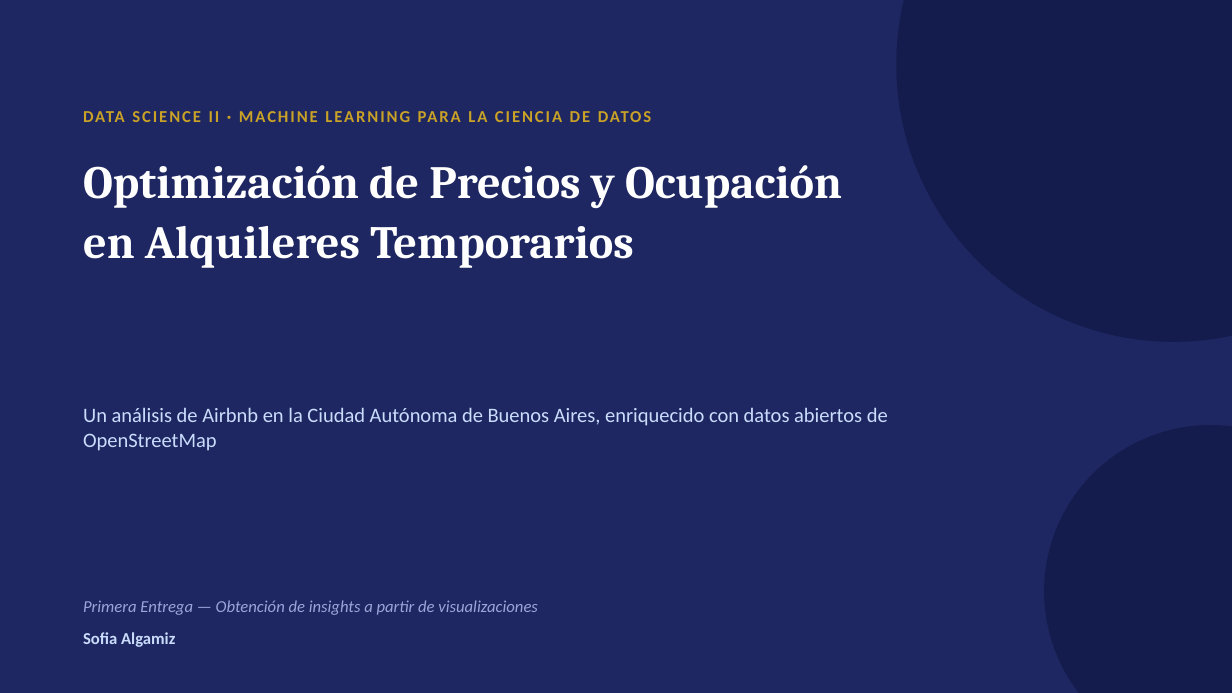
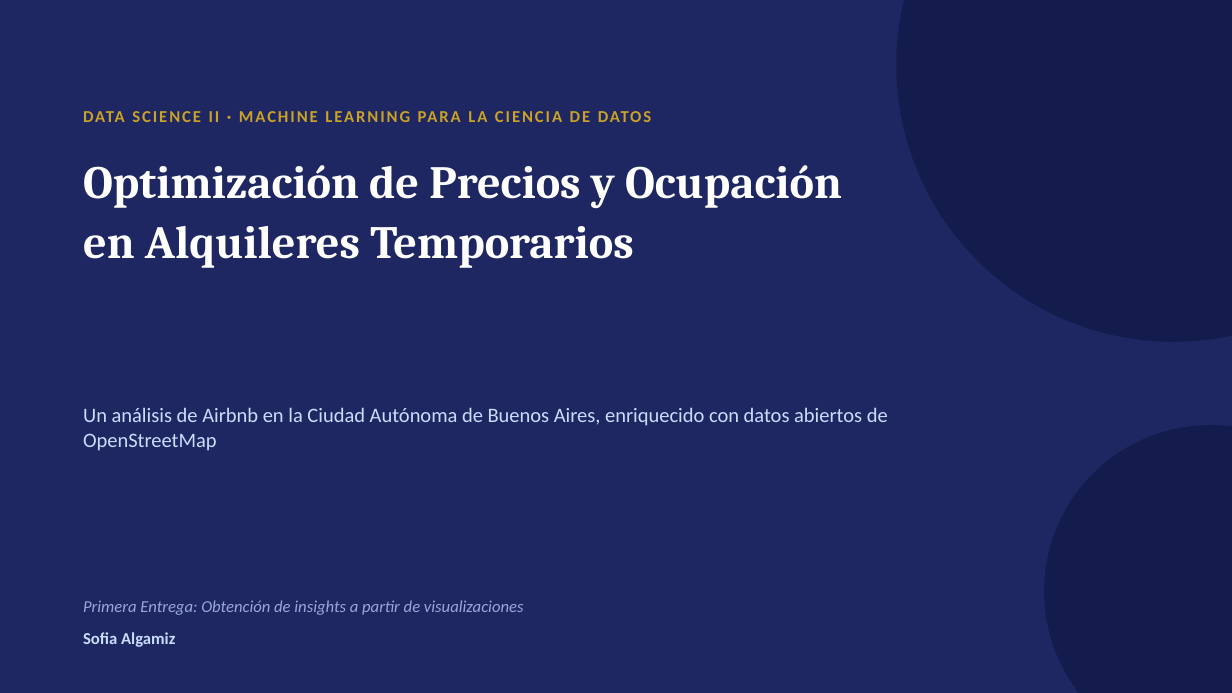
Before and after one commit to sofidemier/PreentregaDSII-Algamiz, a slide deck: slide 1 of Preentrega - Sofia Algamiz.pptx. Drawn at 1232x693 pixels with LibreOffice and Linux fonts; fonts in the diff are those of the drawing. Boxes give left, top, right and bottom in pixels: in the first picture for what was removed or moved away, otherwise in the second. Text is boxed around its words. In the diff, an @@ line names an element or a change of style, - is before the commit and + after.

```diff
--- a/Preentrega - Sofia Algamiz.pptx
+++ b/Preentrega - Sofia Algamiz.pptx
@@ text at <box>83,600,524,615</box>: text changed @@
-Primera Entrega — Obtención de insights a partir de visualizaciones
+Primera Entrega: Obtención de insights a partir de visualizaciones
```
Also in this commit, not shown: 10 other slides changed, 1 slide removed, 1 other file.
